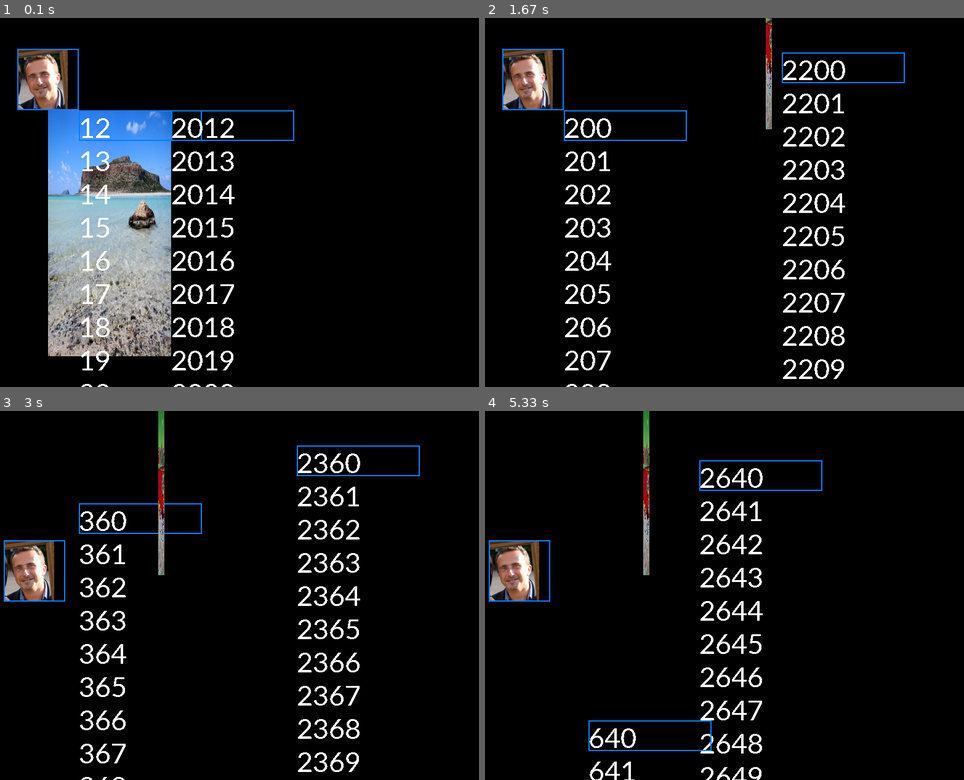
Above: before the commit, frames 1-4 (two rows, left to right).
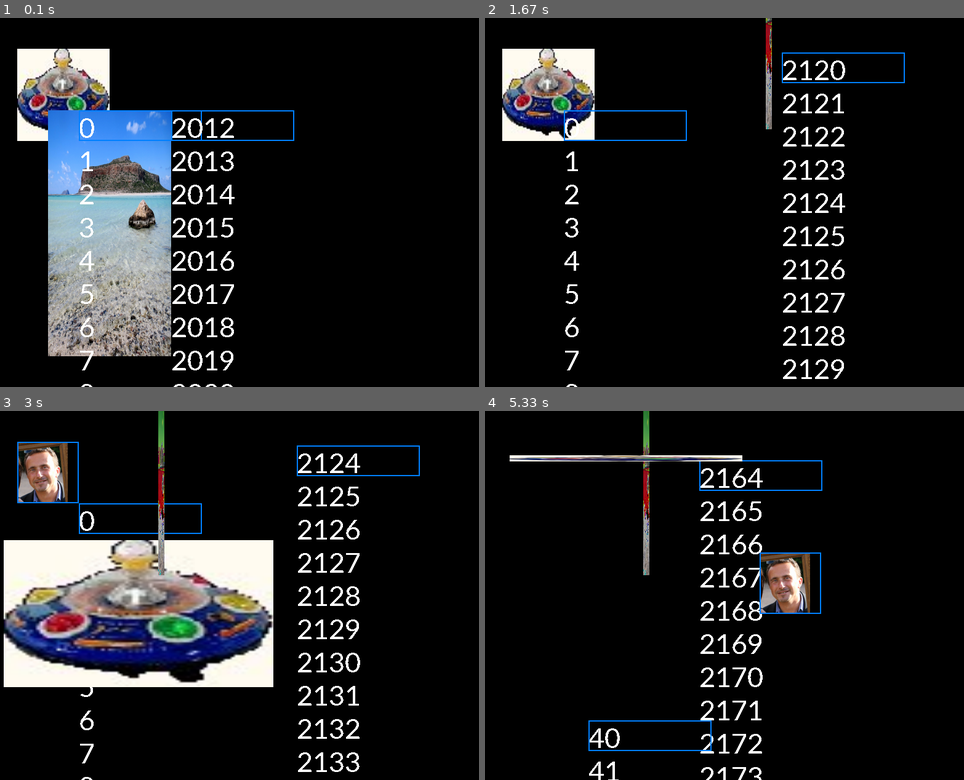
Above: after the commit, the same moments.

Repository: OlivierIrac/experiments
Game: pygame game, started from WindowManager/main.py
Same seed, same stepped clock (60 frames per second), same inputs: the game is played once before the commit and once after it.
Inputs (mouse positions are in pixels of both pictures, inside the frame that each line leads up to):
- Up to frame 1 (0.1 s): no input
- Up to frame 2 (1.67 s): press the mouse at (595, 232) at 0.37 s; move the mouse to (710, 161) at 0.47 s; release the mouse at (825, 88) at 0.6 s; press the mouse at (887, 209) at 0.7 s; move the mouse to (743, 169) at 0.8 s; release the mouse at (599, 128) at 0.93 s; press the mouse at (719, 125) at 1.03 s; move the mouse to (638, 128) at 1.13 s; release the mouse at (561, 132) at 1.27 s; press the mouse at (595, 143) at 1.37 s; move the mouse to (734, 110) at 1.47 s; release the mouse at (877, 77) at 1.6 s
- Up to frame 3 (3 s): press the mouse at (62, 488) at 1.7 s; move the mouse to (57, 536) at 1.8 s; release the mouse at (47, 584) at 1.93 s; press the mouse at (95, 632) at 2.03 s; move the mouse to (234, 680) at 2.13 s; release the mouse at (368, 728) at 2.27 s; press the mouse at (368, 728) at 2.37 s; move the mouse to (320, 706) at 2.47 s; release the mouse at (273, 687) at 2.6 s; press the mouse at (282, 466) at 2.7 s; move the mouse to (220, 492) at 2.8 s; release the mouse at (162, 518) at 2.93 s
- Up to frame 4 (5.33 s): press the mouse at (758, 687) at 3.03 s; move the mouse to (738, 606) at 3.13 s; release the mouse at (719, 525) at 3.27 s; press the mouse at (844, 462) at 3.37 s; move the mouse to (801, 470) at 3.47 s; release the mouse at (762, 477) at 3.6 s; press the mouse at (604, 543) at 3.7 s; move the mouse to (690, 595) at 3.8 s; release the mouse at (777, 647) at 3.93 s; press the mouse at (623, 518) at 4.03 s; move the mouse to (638, 625) at 4.13 s; release the mouse at (647, 735) at 4.27 s; press the mouse at (532, 473) at 4.37 s; move the mouse to (695, 521) at 4.47 s; release the mouse at (858, 573) at 4.6 s; press the mouse at (858, 573) at 4.7 s; move the mouse to (825, 577) at 4.8 s; release the mouse at (791, 584) at 4.93 s; press the mouse at (777, 650) at 5.03 s; move the mouse to (700, 554) at 5.13 s; release the mouse at (623, 458) at 5.27 s

The runs differ from the first frame. In frame 1, 4.6% of the frame differs, in the area x 3-24%, y 8-100%; in frame 2, 6.8%; in frame 3, 25%, in the area x 0-76%, y 8-100%; in frame 4, 6.4%.

Commit message:
Added windowHandler pause/unpause/exit

Diff:
--- a/WindowManager/WindowHandler.py
+++ b/WindowManager/WindowHandler.py
@@ -29,6 +29,7 @@
         self.proportional=proportional
         self.drag = False
         self.resize=False
+        self.paused=False
         if (self.proportional):
             width=self.surface.get_width()
             height=self.surface.get_height()
@@ -41,7 +42,7 @@
 
 
 
-    def draw (self):
+    def draw (self, surface):
         if (self.width!=self.oldWidth or self.height!=self.oldHeight): #zoom only if size has changed
             self.oldWidth=self.width
             self.oldHeight=self.height
@@ -54,20 +55,24 @@
                 height=self.height
             imgZoomed=pygame.transform.smoothscale(self.surface, (width, height))
             self.imgToBlit=imgZoomed.convert()
-        screen.blit(self.imgToBlit, (self.left, self.top))
+        surface.blit(self.imgToBlit, (self.left, self.top))
 
     def isInBottomRightCorner (self,x,y):
         return ((self.left + self.width -2) <= x <= (self.left + self.width + 5) and (self.top + self.height -2) <= y <= (self.top + self.height + 5))
+
+    def pause(self):
+        self.paused=True
+    def unpause(self):
+        self.paused=False
+    def exit(self):
+        print ("Bye")
+
+
 
 
 class ImageHandler(WindowHandler):
     def __init__(self, file, left=0, top=0, width=800, height=600, decoration=False, proportional=False):
         WindowHandler.__init__(self,pygame.image.load(file),left, top, width, height, decoration, proportional)
-        print ("Image %i %i",self.width, self.height)
-
-pygame.init()
-screen = pygame.display.set_mode((800, 600), pygame.RESIZABLE)
-clock = pygame.time.Clock()
 
 def blit_text(surface, text, pos, font, color=pygame.Color('black')):
     words = [word.split(' ') for word in text.splitlines()]  # 2D array where each row is a list of words.
@@ -87,16 +92,16 @@
         y += word_height  # Start on new row.
 
 class CountHandler(WindowHandler):
-    def __init__(self, i0, left = 0, top = 0, width=800, height=600, decoration=False, proportional=False):
-        surface=screen
+    def __init__(self, i0, surface, left = 0, top = 0, width=800, height=600, decoration=False, proportional=False):
         WindowHandler.__init__(self, surface, left, top, width, height, decoration, proportional)
         pygame.font.init()
         self.i=i0
 
-    def draw(self):
+    def draw(self,surface):
         font=pygame.font.SysFont('Calibri', self.height)
-        self.i+=1
+        if (not self.paused):
+            self.i+=1
         s=""
         for j in range (self.i,self.i+10):
             s+=str(j)+"\n"
-        blit_text(screen, s, (self.left, self.top), font, pygame.Color('white'))
+        blit_text(surface, s, (self.left, self.top), font, pygame.Color('white'))
--- a/WindowManager/WindowManager.py
+++ b/WindowManager/WindowManager.py
@@ -13,7 +13,7 @@
     WINDOW_DECORATION_COLOR=(0, 128, 255)
     ZOOM_SPEED=10
 
-    def __init__ (self):
+    def __init__ (self, surface):
         self.windowsList=[]
         self.mxPress=0
         self.myPress=0
@@ -24,16 +24,22 @@
         self.top0=0
         self.resize=False
         self.drag=False
+        self.surface=surface
 
     def add(self, windowHandler):
         self.windowsList.insert(0,windowHandler)
 
     def draw(self):
-        screen.fill((0, 0, 0))
+        #pause all but top window
+        for windows in self.windowsList:
+            windows.pause()
+        if (len(self.windowsList)!=0):
+            self.windowsList[0].unpause()
+        self.surface.fill((0, 0, 0))
         for window in reversed(self.windowsList):
-            window.draw()
+            window.draw(self.surface)
             if (window.decoration):
-                pygame.draw.rect(screen,WindowManager.WINDOW_DECORATION_COLOR,pygame.Rect(window.left,window.top,window.width,window.height),2)
+                pygame.draw.rect(self.surface,WindowManager.WINDOW_DECORATION_COLOR,pygame.Rect(window.left,window.top,window.width,window.height),2)
 
 
     def selectWindow(self,window):
@@ -46,8 +52,10 @@
         self.windowsList.insert(0,window)
         self.windowSelected=True
 
+
     def removeWindow(self,window):
         self.windowsList.remove(window)
+        window.exit()
         self.draw()
 
     def handleWindows(self,event):
--- a/WindowManager/main.py
+++ b/WindowManager/main.py
@@ -6,17 +6,22 @@
 import pygame
 import os
 from WindowManager import *
+from WindowHandler import *
 
-windowManager=WindowManager()
+pygame.init()
+screen = pygame.display.set_mode((800, 600), pygame.RESIZABLE)
+clock = pygame.time.Clock()
+windowManager=WindowManager(screen)
+
 img1Window=ImageHandler(os.path.join('data','2015_06_27_EOS 70D_0978.jpg'),50,50,100,100,True,True)
 windowManager.add(img1Window)
 img2Window=ImageHandler(os.path.join('data','alien1.jpg'),50,50,150,150)
-#windowManager.add(img2Window)
+windowManager.add(img2Window)
 img3Window=ImageHandler(os.path.join('data','IMG_0760.jpg'),100,150,200,400)
 windowManager.add(img3Window)
-count1=CountHandler(0, 150, 150, 200, 50, True)
+count1=CountHandler(0, screen, 150, 150, 200, 50, True)
 windowManager.add(count1)
-count2=CountHandler(2000, 300, 150, 200, 50, True)
+count2=CountHandler(2000, screen, 300, 150, 200, 50, True)
 windowManager.add(count2)
 
 done = False
